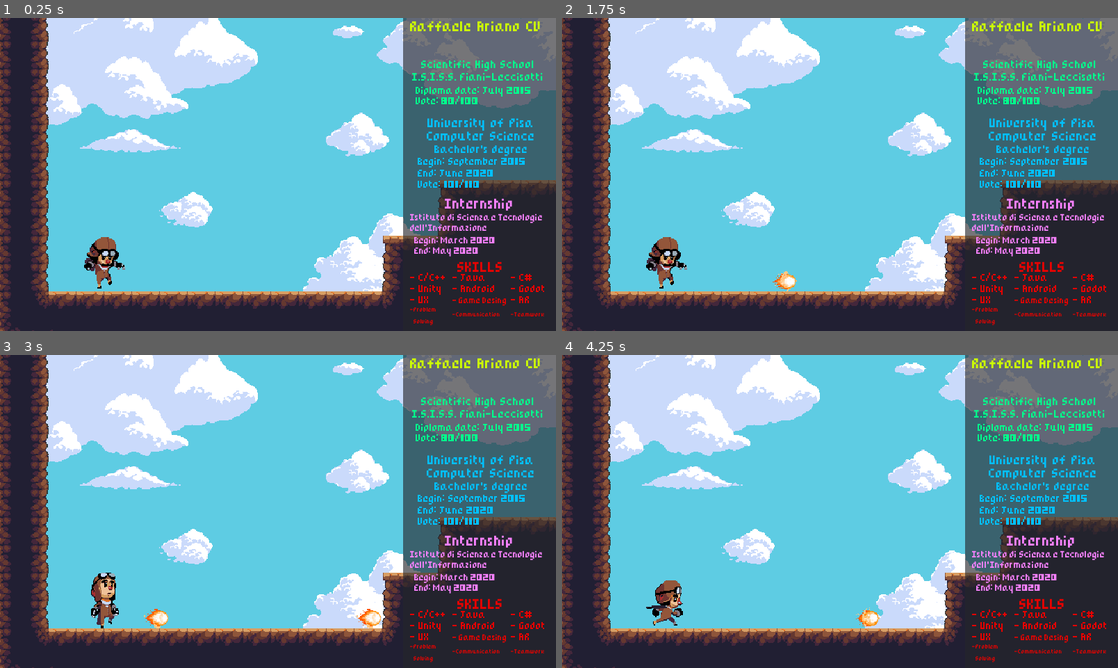
Above: before the commit, frames 1-4 (two rows, left to right).
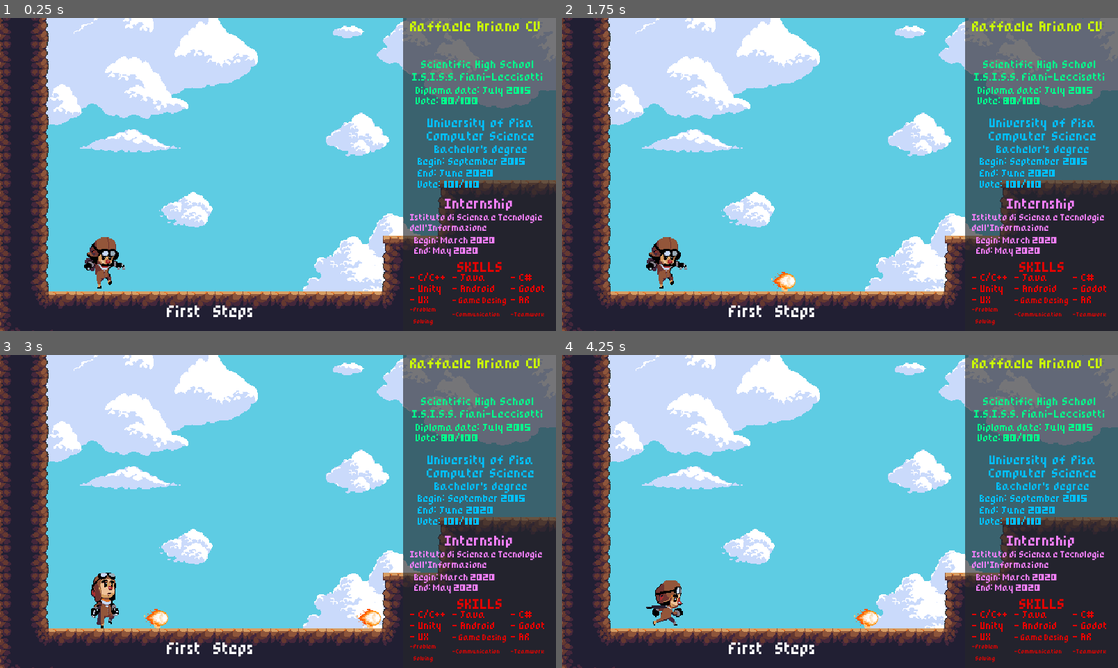
Above: after the commit, the same moments.

Repository: batraffo/cv_godot
Game: Godot game, scene res://World.tscn
Two runs of this game, one before a commit and one after it. Both use one fixed random seed, a clock stepped at 60 frames per second and the inputs below.
Inputs:
- Up to frame 1 (0.25 s): no input
- Up to frame 2 (1.75 s): tap Enter at 0.5 s; hold Space (hadoken) 0.53-1.28 s; hold Right (ui_right) from 0.53 s (still down); tap Up (ui_up) at 0.77, 1.52 s; tap Space (hadoken) at 1.35 s
- Up to frame 3 (3 s): release Right (ui_right) at 2.03 s; hold Left (ui_left) 2.03-2.78 s; hold Space (hadoken) 2.03-2.78 s; hold Right (ui_right) from 2.78 s (still down); tap Space (hadoken) at 2.85 s
- Up to frame 4 (4.25 s): keep holding Right (ui_right); tap Up (ui_up) at 3.02, 3.77 s; hold Space (hadoken) from 3.53 s (still down)

The runs differ from the first frame. In frame 1, 0.3% of the frame differs, in the area x 30-46%, y 91-97%; in frame 2, 0.4%, in the area x 30-46%, y 80-97%; in frame 3, 0.3%; in frame 4, 0.4%.

Commit message:
added things

Diff:
--- a/World.tscn
+++ b/World.tscn
@@ -1,9 +1,13 @@
-[gd_scene load_steps=5 format=2]
+[gd_scene load_steps=7 format=2]
 
 [ext_resource path="res://characters/Player.tscn" type="PackedScene" id=1]
 [ext_resource path="res://tile/DirtAutoTile.tres" type="TileSet" id=2]
 [ext_resource path="res://assets/sounds/A Brand New Adventure.ogg" type="AudioStream" id=3]
 [ext_resource path="res://characters/Baddie.tscn" type="PackedScene" id=4]
+[ext_resource path="res://assets/PixelRPG.ttf" type="DynamicFontData" id=5]
+
+[sub_resource type="DynamicFont" id=1]
+font_data = ExtResource( 5 )
 
 [node name="World" type="Node2D"]
 
@@ -27,3 +31,38 @@
 
 [node name="Baddie2" parent="." instance=ExtResource( 4 )]
 position = Vector2( 1544, -152 )
+
+[node name="Storytelling" type="Node" parent="."]
+
+[node name="Label" type="Label" parent="Storytelling"]
+margin_left = 72.0
+margin_top = 80.0
+margin_right = 174.0
+margin_bottom = 97.0
+custom_fonts/font = SubResource( 1 )
+text = "First Steps"
+__meta__ = {
+"_edit_use_anchors_": false
+}
+
+[node name="Label2" type="Label" parent="Storytelling"]
+margin_left = 776.0
+margin_top = 80.0
+margin_right = 878.0
+margin_bottom = 97.0
+custom_fonts/font = SubResource( 1 )
+text = "First PC"
+__meta__ = {
+"_edit_use_anchors_": false
+}
+
+[node name="Label3" type="Label" parent="Storytelling"]
+margin_left = 1488.0
+margin_top = 88.0
+margin_right = 1590.0
+margin_bottom = 105.0
+custom_fonts/font = SubResource( 1 )
+text = "Middle School"
+__meta__ = {
+"_edit_use_anchors_": false
+}
--- a/objects/Hadoken.tscn
+++ b/objects/Hadoken.tscn
@@ -37,8 +37,6 @@
 
 [node name="Sprite" type="AnimatedSprite" parent="."]
 frames = SubResource( 5 )
-frame = 3
-playing = true
 
 [node name="CollisionShape2D" type="CollisionShape2D" parent="."]
 position = Vector2( 5, 0 )
